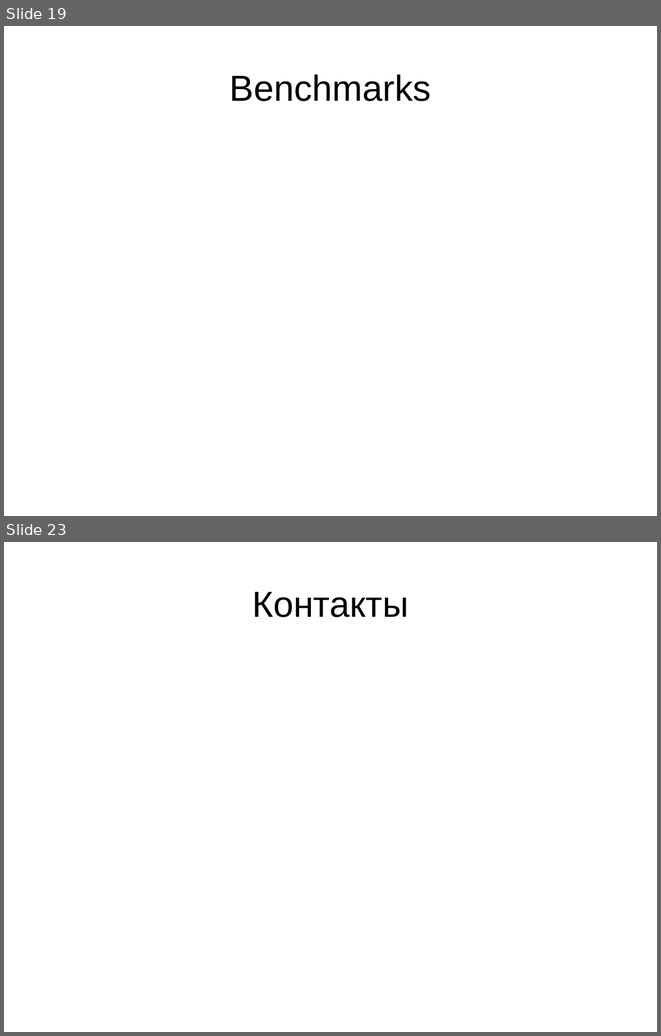
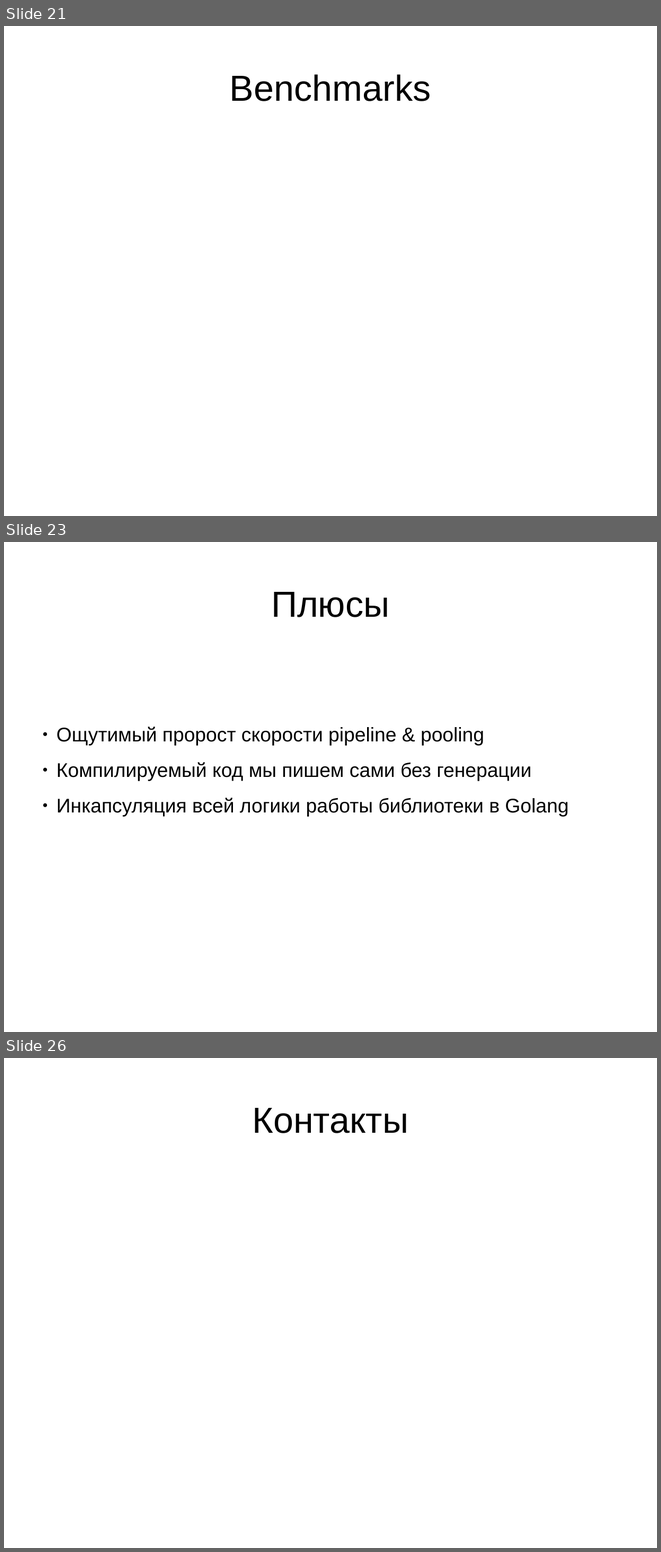
Before and after one commit to deslum/gopipe, a slide deck: presentation.odp. Shown one above the other, each under a label of ours: slides 19 and 23 before the commit, slides 21, 23 and 26 after it; the slides between them are not shown. The pictures are 661x1036 and 661x1552 pixels, drawn with LibreOffice and Linux fonts; fonts in the diff are those of the drawing. Boxes give left, top, right and bottom in pixels: in the first picture for what was removed or moved away, otherwise in the second. Text is boxed around its words. In the diff, an @@ line names an element or a change of style, - is before the commit and + after.

```diff
--- a/presentation.odp
+++ b/presentation.odp
@@ slide 23 added at <box>4,542,657,1032</box>, background #FFFFFF @@
@@ title added at <box>271,592,389,617</box>, 44 pt, text #000000 @@
+Плюсы
@@ text added at <box>56,726,568,817</box>, 24 pt, text #000000 @@
+● Ощутимый пророст скорости pipeline & pooling
+● Компилируемый код мы пишем сами без генерации
+● Инкапсуляция всей логики работы библиотеки в Golang
@@ what was slide 19 is now slide 21 @@
@@ what was slide 23 is now slide 26 @@
```
Also in this commit, not shown: 8 slides changed, 11 other slides added, 9 slides removed, 9 other files.
